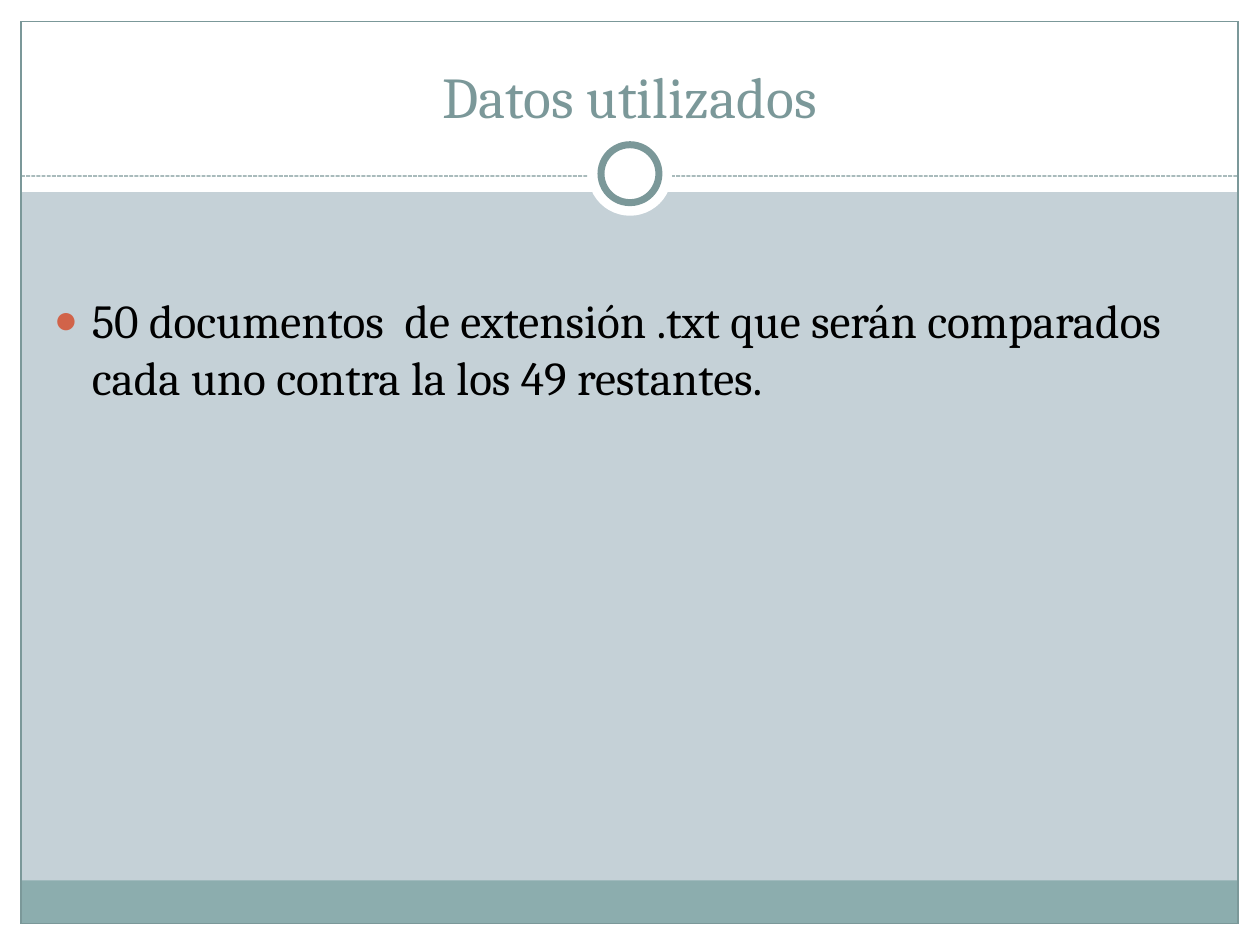
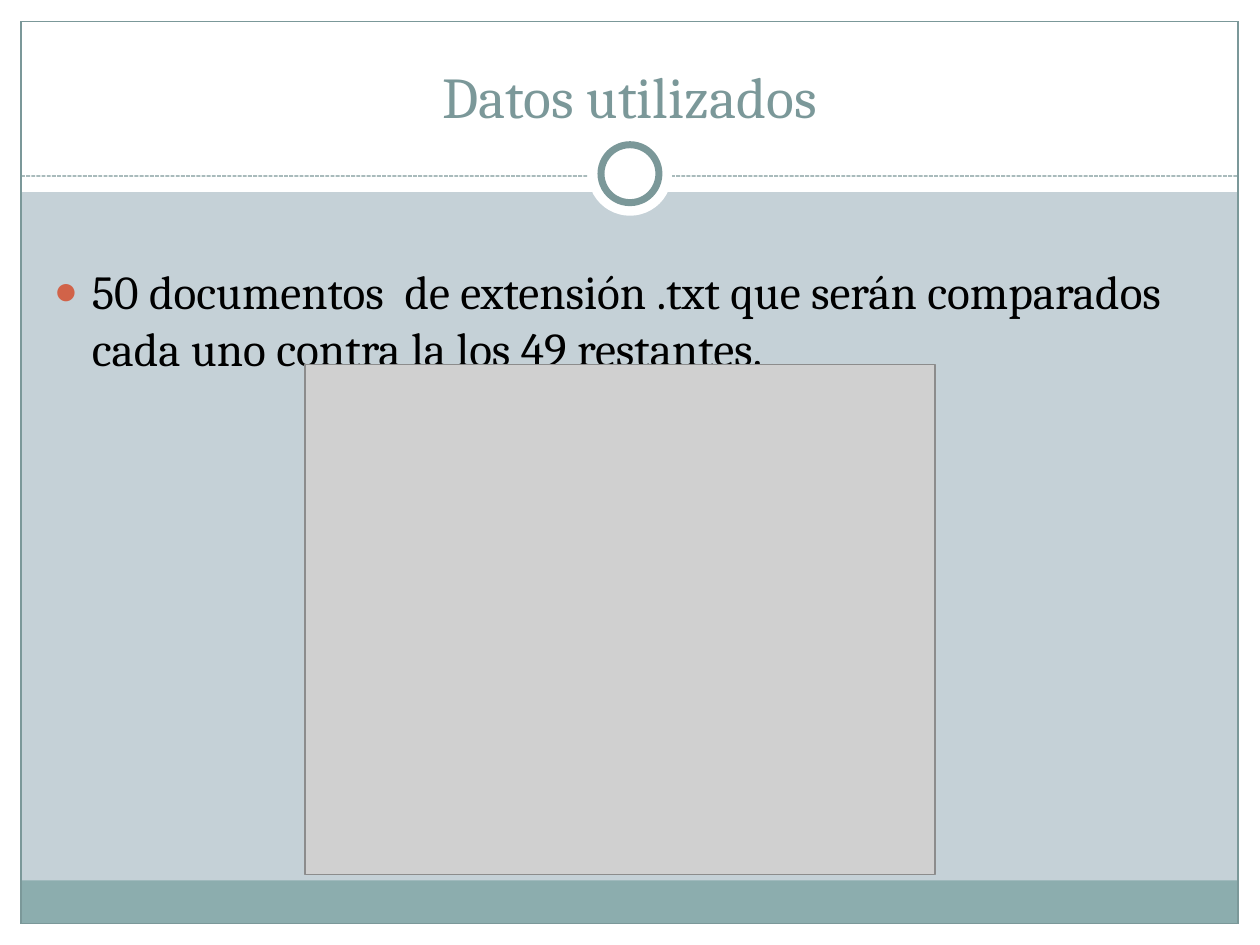
Before and after one commit to diegohttp/plagiarius, a slide deck: slide 20 of Lab6/Diapos HIPOTESIS.pptx. Drawn at 1260x945 pixels with LibreOffice and Linux fonts; fonts in the diff are those of the drawing; grey boxes stand for pictures. Boxes give left, top, right and bottom in pixels: in the first picture for what was removed or moved away, otherwise in the second. Text is boxed around its words. In the diff, an @@ line names an element or a change of style, - is before the commit and + after.

```diff
--- a/Lab6/Diapos HIPOTESIS.pptx
+++ b/Lab6/Diapos HIPOTESIS.pptx
@@ text "50 documentos de extensión .txt ..." rewrapped from (92, 305, 1161, 396) to (92, 276, 1161, 376) @@
@@ picture added at (305, 364, 935, 874) @@
```
Also in this commit, not shown: 3 other slides changed, 7 slides added.
